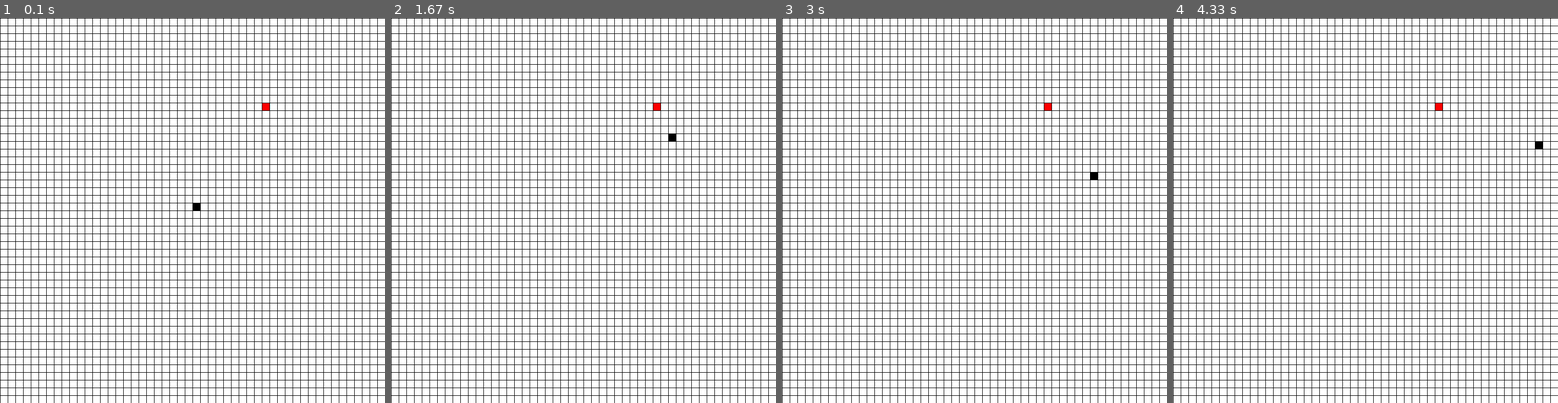
Above: before the commit, frames 1-4 (left to right).
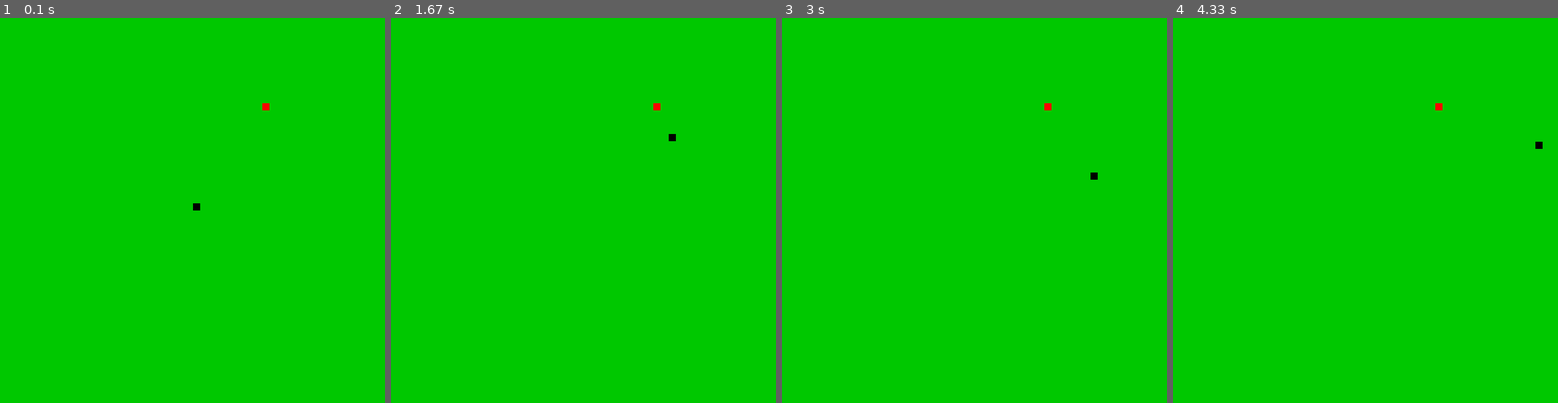
Above: after the commit, the same moments.

Repository: chenxk619/test
Game: pygame game, started from snake.py
The game is run twice, just before and just after one commit, with the same random seed, the same clock (stepped at 60 frames per second) and the same inputs.
Inputs:
- Up to frame 1 (0.1 s): no input
- Up to frame 2 (1.67 s): hold Right 0.33-0.8 s; hold Up 0.83-1.13 s; hold Right 1.17-1.63 s
- Up to frame 3 (3 s): hold Down 2.23-2.53 s; hold Left 2.57-2.97 s
- Up to frame 4 (4.33 s): hold Up 3-3.37 s; hold Right 3.4-4.03 s; hold Down from 4.07 s (still down)

The runs differ from the first frame. In frame 1, 100% of the frame differs, in the area x 0-100%, y 0-100%; in frame 2, 100%; in frame 3, 100%; in frame 4, 100%.

Commit message:
Update snake.py

Diff:
--- a/snake.py
+++ b/snake.py
@@ -39,12 +39,12 @@
 
 
 def board_update(screen, grid, multiplier, snake, apple):
-	screen.fill((255,255,255))
-	for i in range(0, grid * multiplier + 1, multiplier):
-		# Draw horizontal lines
-		pygame.draw.line(screen, (0, 0, 0), (i, 0), (i, grid * multiplier))
-		# Draw vertical lines
-		pygame.draw.line(screen, (0, 0, 0), (0, i), (grid * multiplier, i))
+	screen.fill((0,200,0))
+	# for i in range(0, grid * multiplier + 1, multiplier):
+	# 	# Draw horizontal lines
+	# 	pygame.draw.line(screen, (200, 200, 200), (i, 0), (i, grid * multiplier))
+	# 	# Draw vertical lines
+	# 	pygame.draw.line(screen, (200, 200, 200), (0, i), (grid * multiplier, i))
 
 	#draw the apple
 	pygame.draw.rect(screen, (255, 0, 0),(apple[0] * multiplier + 1, apple[1] * multiplier + 1, multiplier - 1, multiplier - 1))
